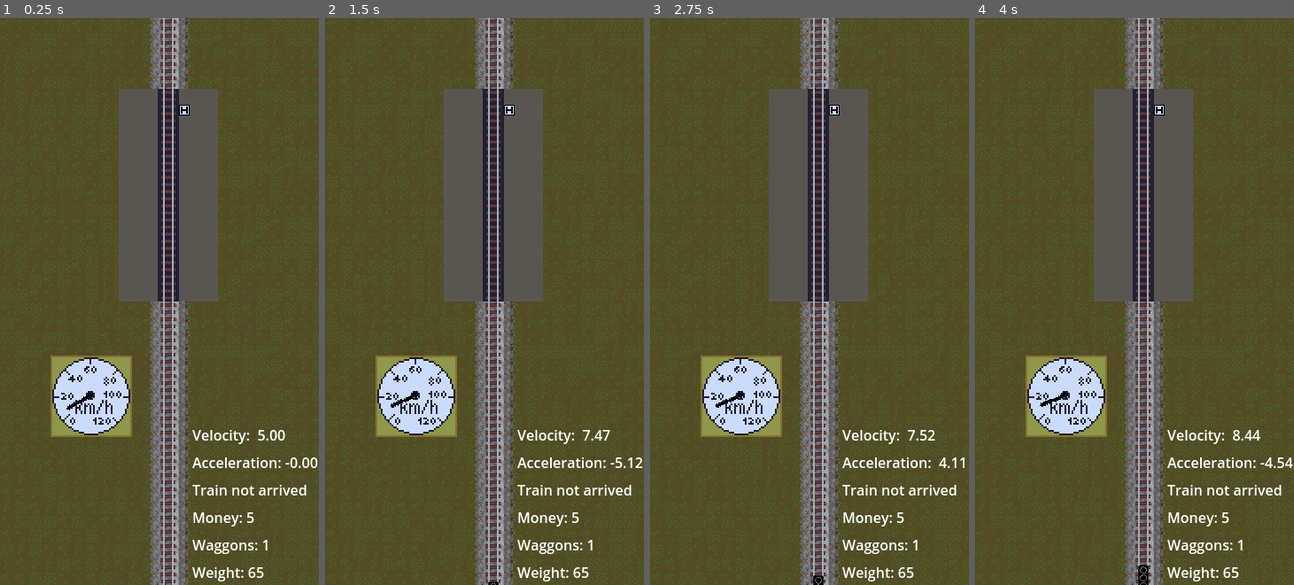
Above: before the commit, frames 1-4 (left to right).
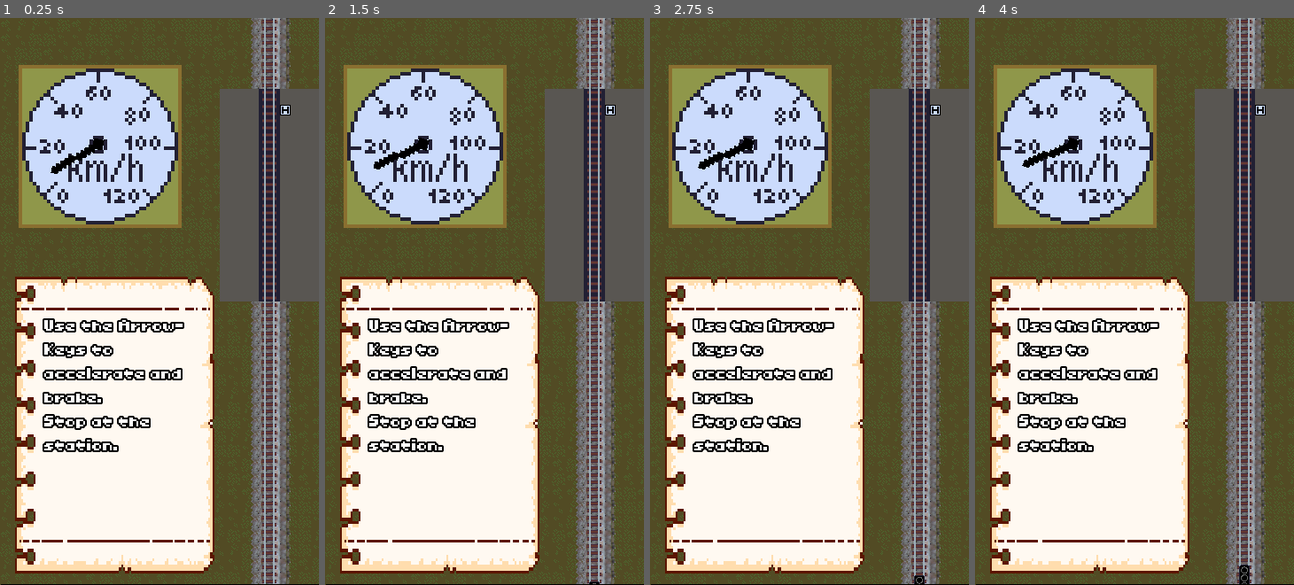
Above: after the commit, the same moments.

Repository: sthoni/gamejamaugust2024
Game: Godot game, scene res://game.tscn
The game is run twice, just before and just after one commit, with the same random seed, the same clock (stepped at 60 frames per second) and the same inputs.
Inputs:
- Up to frame 1 (0.25 s): no input
- Up to frame 2 (1.5 s): tap Enter (shop) at 0.5, 0.77 s; hold Up (accelerate) 0.53-1.28 s; hold Down (brake) from 1.28 s (still down)
- Up to frame 3 (2.75 s): tap Enter (shop) at 1.52 s; release Down (brake) at 2.03 s; hold Up (accelerate) from 2.03 s (still down)
- Up to frame 4 (4 s): tap Enter (shop) at 3.02, 3.77 s; release Up (accelerate) at 3.53 s; hold Down (brake) from 3.53 s (still down)

The runs differ from the first frame. In frame 1, 72% of the frame differs, in the area x 0-100%, y 0-100%; in frame 2, 72%; in frame 3, 72%; in frame 4, 72%.

Commit message:
Shop 'schöner' gestaltet.

Diff:
--- a/game.gd
+++ b/game.gd
@@ -44,8 +44,8 @@
 	panel_container.position = Vector2(0.0, 640.0)
 	var tween = get_tree().create_tween()
 	tween.tween_property(panel_container, "position", Vector2(0.0,0.0), 1)
-	label_level.text = "Level %s" % game_stats.current_level
-	tween.tween_property(label_level, "visible_characters", 8, 1)
+	label_level.text = "Station %s" % game_stats.current_level
+	tween.tween_property(label_level, "visible_characters", 11, 1)
 	tween.tween_callback(create_new_level)
 	tween.tween_property(label_level, "visible_characters", 0, 0.5)
 	tween.tween_property(panel_container, "position", Vector2(0.0,-640.0), 1)
--- a/game.tscn
+++ b/game.tscn
@@ -1,9 +1,12 @@
-[gd_scene load_steps=5 format=3 uid="uid://djq6kvq6des23"]
+[gd_scene load_steps=6 format=3 uid="uid://djq6kvq6des23"]
 
 [ext_resource type="Script" path="res://game.gd" id="1_4fbc6"]
 [ext_resource type="PackedScene" uid="uid://5m2ar4vwdnpd" path="res://level/level.tscn" id="2_lsa33"]
 [ext_resource type="Resource" uid="uid://c8w436a63djfq" path="res://game_stats_start.tres" id="2_objxm"]
 [ext_resource type="PackedScene" uid="uid://botpyjbja42c" path="res://ui/shop.tscn" id="4_tp65r"]
+
+[sub_resource type="StyleBoxFlat" id="StyleBoxFlat_cr26j"]
+bg_color = Color(0, 0, 0, 1)
 
 [node name="Game" type="Node"]
 script = ExtResource("1_4fbc6")
@@ -18,10 +21,13 @@
 anchors_preset = 15
 anchor_right = 1.0
 anchor_bottom = 1.0
-offset_top = 640.0
-offset_bottom = 640.0
+offset_left = 1.0
+offset_top = 639.0
+offset_right = 1.0
+offset_bottom = 639.0
 grow_horizontal = 2
 grow_vertical = 2
+theme_override_styles/panel = SubResource("StyleBoxFlat_cr26j")
 
 [node name="CenterContainer" type="CenterContainer" parent="PanelContainer"]
 layout_mode = 2
--- a/level/level.gd
+++ b/level/level.gd
@@ -4,7 +4,7 @@
 
 @onready var train: Train = $Train
 @onready var station: Station = $Station
-@onready var hints: Control = $Hints
+@onready var hints: Control = %Hints
 @onready var tiles: TileMapLayer = $TileMapLayer
 
 # Called when the node enters the scene tree for the first time.
--- a/level/level.tscn
+++ b/level/level.tscn
@@ -9,6 +9,7 @@
 [ext_resource type="PackedScene" uid="uid://dwxxo0jdrdxpv" path="res://ui/gauge.tscn" id="3_xbuhv"]
 [ext_resource type="PackedScene" uid="uid://dh71w6aefqf38" path="res://ui/debug.tscn" id="4_s0jqg"]
 [ext_resource type="PackedScene" uid="uid://dbir3qksmcgha" path="res://ui/hints.tscn" id="8_b6253"]
+[ext_resource type="Texture2D" uid="uid://bwi6m2sr55uqy" path="res://assets/ui/UI_Papernote_FrameStandard01.png" id="10_ahs53"]
 
 [sub_resource type="RectangleShape2D" id="RectangleShape2D_v8f26"]
 
@@ -21,42 +22,80 @@
 tile_set = ExtResource("3_oa0xv")
 
 [node name="Debug" parent="." instance=ExtResource("4_s0jqg")]
+visible = false
 offset_left = 217.0
 offset_top = 459.0
 offset_right = 373.0
 offset_bottom = 637.0
 
 [node name="tracks" parent="." instance=ExtResource("2_jnvge")]
-position = Vector2(182, 0)
+position = Vector2(296, 0)
 
 [node name="Train" parent="." instance=ExtResource("2_kmlf3")]
-position = Vector2(190, 644)
+position = Vector2(304, 644)
 
 [node name="Station" parent="." instance=ExtResource("3_7tcqk")]
-position = Vector2(190, 200)
+position = Vector2(304, 200)
 
 [node name="Gauge" parent="." instance=ExtResource("3_xbuhv")]
 anchors_preset = 0
 anchor_right = 0.0
 anchor_bottom = 0.0
-offset_left = 55.0
-offset_top = 379.0
-offset_right = 55.0
-offset_bottom = 379.0
+offset_left = 17.0
+offset_top = 49.0
+offset_right = 17.0
+offset_bottom = 49.0
 grow_horizontal = 1
 grow_vertical = 1
+scale = Vector2(2, 2)
 
 [node name="LevelEnd" type="Area2D" parent="."]
-position = Vector2(190, -18)
+position = Vector2(304, -18)
 
 [node name="CollisionShape2D" type="CollisionShape2D" parent="LevelEnd"]
 shape = SubResource("RectangleShape2D_v8f26")
 
-[node name="Hints" parent="." instance=ExtResource("8_b6253")]
+[node name="Control" type="Control" parent="."]
+layout_mode = 3
+anchors_preset = 0
+offset_left = 17.0
+offset_top = 347.0
+offset_right = 57.0
+offset_bottom = 387.0
+
+[node name="NinePatchRect" type="NinePatchRect" parent="Control"]
+layout_mode = 0
+offset_top = -55.0
+offset_right = 45.0
+offset_bottom = 12.0
+scale = Vector2(5, 5)
+texture = ExtResource("10_ahs53")
+
+[node name="Label" type="Label" parent="Control"]
+layout_mode = 1
+anchors_preset = -1
+anchor_right = 3.664
+anchor_bottom = 1.0
+offset_left = 33.0
+offset_top = -6.00003
+offset_right = 59.44
+offset_bottom = 113.0
+text = "Use the Arrow-Keys to  accelerate and brake.
+Stop at the station."
+autowrap_mode = 2
+
+[node name="Hints" parent="Control" instance=ExtResource("8_b6253")]
+unique_name_in_owner = true
 texture_filter = 1
-offset_left = 192.0
-offset_top = 347.0
-offset_right = 192.0
-offset_bottom = 347.0
+layout_mode = 0
+anchors_preset = 0
+anchor_right = 0.0
+anchor_bottom = 0.0
+offset_left = 154.0
+offset_top = 218.0
+offset_right = 259.0
+offset_bottom = 229.0
+grow_horizontal = 1
+grow_vertical = 1
 
 [connection signal="body_entered" from="LevelEnd" to="." method="_on_level_end_body_entered"]
--- a/theme.tres
+++ b/theme.tres
@@ -1,15 +1,22 @@
-[gd_resource type="Theme" load_steps=2 format=3 uid="uid://c5vctt5fcxfn"]
+[gd_resource type="Theme" load_steps=3 format=3 uid="uid://c5vctt5fcxfn"]
+
+[ext_resource type="FontFile" uid="uid://ctudgwsmkjvvy" path="res://assets/ui/Toriko.ttf" id="1_0raqw"]
 
 [sub_resource type="StyleBoxFlat" id="StyleBoxFlat_nj5fc"]
-bg_color = Color(0, 0, 0, 1)
+bg_color = Color(0.6, 0.6, 0.6, 0)
 
 [resource]
+default_font = ExtResource("1_0raqw")
+default_font_size = 32
+Button/colors/font_color = Color(1, 1, 1, 1)
+Button/constants/outline_size = 8
 GridContainer/constants/h_separation = 32
 GridContainer/constants/v_separation = 32
-HBoxContainer/constants/separation = 32
-MarginContainer/constants/margin_bottom = 64
-MarginContainer/constants/margin_left = 64
-MarginContainer/constants/margin_right = 64
-MarginContainer/constants/margin_top = 64
+HBoxContainer/constants/separation = 16
+Label/constants/outline_size = 8
+MarginContainer/constants/margin_bottom = 48
+MarginContainer/constants/margin_left = 32
+MarginContainer/constants/margin_right = 32
+MarginContainer/constants/margin_top = 48
 PanelContainer/styles/panel = SubResource("StyleBoxFlat_nj5fc")
 VBoxContainer/constants/separation = 8
--- a/ui/hints.tscn
+++ b/ui/hints.tscn
@@ -16,10 +16,11 @@
 anchor_right = 0.5
 anchor_bottom = 1.0
 offset_left = -179.0
-offset_top = -23.0
-offset_right = 179.0
+offset_top = -51.0
+offset_right = 14.0
 grow_horizontal = 2
 grow_vertical = 0
 text = "Press \"Enter\" to enter train shop."
 horizontal_alignment = 1
 vertical_alignment = 2
+autowrap_mode = 2
--- a/ui/item_display.gd
+++ b/ui/item_display.gd
@@ -1,9 +1,9 @@
-class_name ItemDisplay extends VBoxContainer
+class_name ItemDisplay extends PanelContainer
 
-@onready var item_name: Label = $ItemName
-@onready var item_texture: TextureRect = $ItemTexture
-@onready var item_description: Label = $ItemDescription
-@onready var item_buy: Button = $ItemBuy
+@onready var item_name: Label = %ItemName
+@onready var item_texture: TextureRect = %ItemTexture
+@onready var item_description: Label = %ItemDescription
+@onready var item_buy: Button = %ItemBuy
 
 var item_displayed: Item : set = set_item
 
--- a/ui/item_display.tscn
+++ b/ui/item_display.tscn
@@ -1,29 +1,59 @@
-[gd_scene load_steps=3 format=3 uid="uid://dpoct08kcld7d"]
+[gd_scene load_steps=4 format=3 uid="uid://dpoct08kcld7d"]
 
 [ext_resource type="Script" path="res://ui/item_display.gd" id="1_14cqh"]
+[ext_resource type="Texture2D" uid="uid://bsfro883h0j32" path="res://assets/ui/UI_Papernote_Textfield01.png" id="2_tpycs"]
 
 [sub_resource type="PlaceholderTexture2D" id="PlaceholderTexture2D_ov08v"]
 size = Vector2(64, 64)
 
-[node name="ItemDisplay" type="VBoxContainer"]
+[node name="ItemDisplay" type="PanelContainer"]
+anchors_preset = 15
+anchor_right = 1.0
+anchor_bottom = 1.0
+grow_horizontal = 2
+grow_vertical = 2
+size_flags_horizontal = 3
 script = ExtResource("1_14cqh")
 
-[node name="ItemTexture" type="TextureRect" parent="."]
+[node name="NinePatchRect" type="NinePatchRect" parent="."]
+layout_mode = 2
+texture = ExtResource("2_tpycs")
+patch_margin_left = 6
+patch_margin_top = 7
+patch_margin_right = 7
+patch_margin_bottom = 7
+
+[node name="MarginContainer" type="MarginContainer" parent="."]
+layout_mode = 2
+theme_override_constants/margin_left = 8
+theme_override_constants/margin_top = 8
+theme_override_constants/margin_right = 8
+theme_override_constants/margin_bottom = 8
+
+[node name="VBoxContainer" type="VBoxContainer" parent="MarginContainer"]
+layout_mode = 2
+
+[node name="ItemTexture" type="TextureRect" parent="MarginContainer/VBoxContainer"]
+unique_name_in_owner = true
 layout_mode = 2
 texture = SubResource("PlaceholderTexture2D_ov08v")
 stretch_mode = 2
 
-[node name="ItemName" type="Label" parent="."]
+[node name="ItemName" type="Label" parent="MarginContainer/VBoxContainer"]
+unique_name_in_owner = true
 layout_mode = 2
 text = "ITEM NAME"
 
-[node name="ItemDescription" type="Label" parent="."]
+[node name="ItemDescription" type="Label" parent="MarginContainer/VBoxContainer"]
+unique_name_in_owner = true
 layout_mode = 2
 text = "ITEM DESCRIPTION"
 autowrap_mode = 2
+justification_flags = 161
 
-[node name="ItemBuy" type="Button" parent="."]
+[node name="ItemBuy" type="Button" parent="MarginContainer/VBoxContainer"]
+unique_name_in_owner = true
 layout_mode = 2
 text = "Kaufen"
 
-[connection signal="pressed" from="ItemBuy" to="." method="_on_item_buy_pressed"]
+[connection signal="pressed" from="MarginContainer/VBoxContainer/ItemBuy" to="." method="_on_item_buy_pressed"]
--- a/ui/shop.tscn
+++ b/ui/shop.tscn
@@ -1,14 +1,9 @@
-[gd_scene load_steps=6 format=3 uid="uid://botpyjbja42c"]
+[gd_scene load_steps=5 format=3 uid="uid://botpyjbja42c"]
 
 [ext_resource type="Theme" uid="uid://c5vctt5fcxfn" path="res://theme.tres" id="1_1gval"]
 [ext_resource type="Script" path="res://ui/shop.gd" id="2_rwf4v"]
 [ext_resource type="PackedScene" uid="uid://dpoct08kcld7d" path="res://ui/item_display.tscn" id="3_qk112"]
-
-[sub_resource type="Gradient" id="Gradient_bcuwd"]
-colors = PackedColorArray(0.2, 0.196078, 0.4, 1, 0.113725, 0.0392157, 0.376471, 1)
-
-[sub_resource type="GradientTexture1D" id="GradientTexture1D_sjscc"]
-gradient = SubResource("Gradient_bcuwd")
+[ext_resource type="Texture2D" uid="uid://cxtlg2st4qewp" path="res://assets/ui/UI_Wood_Frame_Standard_02.png" id="3_vlsgw"]
 
 [node name="Shop" type="Control"]
 process_mode = 3
@@ -19,16 +14,20 @@
 theme = ExtResource("1_1gval")
 script = ExtResource("2_rwf4v")
 
-[node name="TextureRect" type="TextureRect" parent="."]
+[node name="NinePatchRect" type="NinePatchRect" parent="."]
 layout_mode = 1
 anchors_preset = 15
 anchor_right = 1.0
 anchor_bottom = 1.0
 grow_horizontal = 2
 grow_vertical = 2
-texture = SubResource("GradientTexture1D_sjscc")
+texture = ExtResource("3_vlsgw")
+patch_margin_left = 19
+patch_margin_top = 23
+patch_margin_right = 19
+patch_margin_bottom = 23
 
-[node name="CenterContainer" type="CenterContainer" parent="."]
+[node name="MarginContainer" type="MarginContainer" parent="NinePatchRect"]
 layout_mode = 1
 anchors_preset = 15
 anchor_right = 1.0
@@ -36,47 +35,44 @@
 grow_horizontal = 2
 grow_vertical = 2
 
-[node name="VBoxContainer" type="VBoxContainer" parent="CenterContainer"]
+[node name="VBoxContainer" type="VBoxContainer" parent="NinePatchRect/MarginContainer"]
 layout_mode = 2
 theme = ExtResource("1_1gval")
-theme_override_constants/separation = 32
 
-[node name="Label" type="Label" parent="CenterContainer/VBoxContainer"]
+[node name="Label" type="Label" parent="NinePatchRect/MarginContainer/VBoxContainer"]
 layout_mode = 2
+size_flags_horizontal = 0
+size_flags_vertical = 8
+theme_override_colors/font_color = Color(1, 1, 1, 1)
+theme_override_colors/font_outline_color = Color(0, 0, 0, 1)
+theme_override_constants/outline_size = 16
+theme_override_font_sizes/font_size = 64
 text = "Train Shop"
+vertical_alignment = 2
 
-[node name="ItemsDisplayGrid" type="GridContainer" parent="CenterContainer/VBoxContainer"]
+[node name="ItemsDisplayGrid" type="GridContainer" parent="NinePatchRect/MarginContainer/VBoxContainer"]
 unique_name_in_owner = true
 layout_mode = 2
 size_flags_vertical = 3
 
-[node name="ItemDisplay" parent="CenterContainer/VBoxContainer/ItemsDisplayGrid" instance=ExtResource("3_qk112")]
+[node name="ItemDisplay" parent="NinePatchRect/MarginContainer/VBoxContainer/ItemsDisplayGrid" instance=ExtResource("3_qk112")]
 unique_name_in_owner = true
 layout_mode = 2
 
-[node name="ItemDisplay2" parent="CenterContainer/VBoxContainer/ItemsDisplayGrid" instance=ExtResource("3_qk112")]
+[node name="ItemDisplay2" parent="NinePatchRect/MarginContainer/VBoxContainer/ItemsDisplayGrid" instance=ExtResource("3_qk112")]
 unique_name_in_owner = true
 layout_mode = 2
 
-[node name="MoneyPlayer" type="Label" parent="CenterContainer/VBoxContainer"]
+[node name="MoneyPlayer" type="Label" parent="NinePatchRect/MarginContainer/VBoxContainer"]
 unique_name_in_owner = true
 layout_mode = 2
 
-[node name="HSeparator" type="HSeparator" parent="CenterContainer/VBoxContainer"]
+[node name="VBoxContainer" type="VBoxContainer" parent="NinePatchRect/MarginContainer/VBoxContainer"]
 layout_mode = 2
 
-[node name="VBoxContainer" type="VBoxContainer" parent="CenterContainer/VBoxContainer"]
-layout_mode = 2
-
-[node name="ContinueButton" type="Button" parent="CenterContainer/VBoxContainer/VBoxContainer"]
+[node name="ContinueButton" type="Button" parent="NinePatchRect/MarginContainer/VBoxContainer/VBoxContainer"]
 layout_mode = 2
 size_flags_horizontal = 3
 text = "Continue"
 
-[node name="ExitButton" type="Button" parent="CenterContainer/VBoxContainer/VBoxContainer"]
-layout_mode = 2
-size_flags_horizontal = 3
-text = "Exit"
-
-[connection signal="pressed" from="CenterContainer/VBoxContainer/VBoxContainer/ContinueButton" to="." method="_on_continue_button_pressed"]
-[connection signal="pressed" from="CenterContainer/VBoxContainer/VBoxContainer/ExitButton" to="." method="_on_exit_button_pressed"]
+[connection signal="pressed" from="NinePatchRect/MarginContainer/VBoxContainer/VBoxContainer/ContinueButton" to="." method="_on_continue_button_pressed"]
Binary file added: assets/ui/Toriko.ttf
Not shown, added: assets/ui/Toriko.ttf.import
Binary file added: assets/ui/UI_Flat_Banner03a.png
Not shown, added: assets/ui/UI_Flat_Banner03a.png.import
Binary file added: assets/ui/UI_Flat_InputField01a.png
Not shown, added: assets/ui/UI_Flat_InputField01a.png.import
Binary file added: assets/ui/UI_Papernote_FrameStandard01.png
Not shown, added: assets/ui/UI_Papernote_FrameStandard01.png.import
Binary file added: assets/ui/UI_Papernote_Textfield01.png
Not shown, added: assets/ui/UI_Papernote_Textfield01.png.import
Binary file added: assets/ui/UI_Wood.png
Not shown, added: assets/ui/UI_Wood.png.import
(and 13 more such lines)
